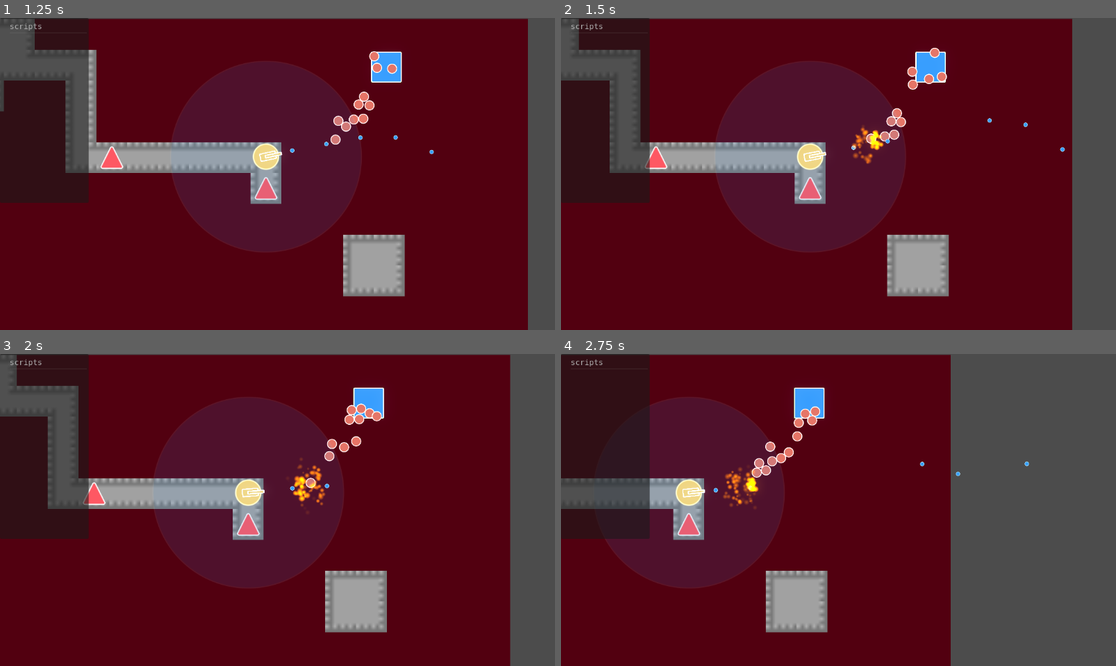
Above: before the commit, frames 1-4 (two rows, left to right).
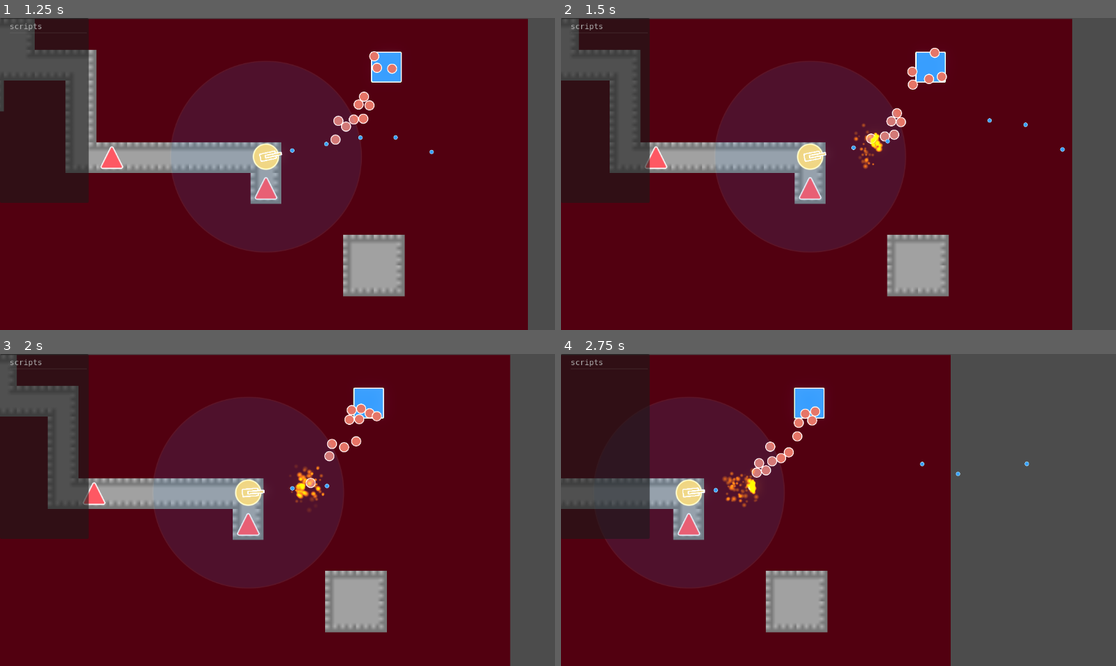
Above: after the commit, the same moments.

Repository: EEEEEEEEthan/BotDefence
Game: Godot game, scene res://Game.tscn
The game is run twice, just before and just after one commit, with the same random seed, the same clock (stepped at 60 frames per second) and the same inputs.
Inputs (mouse positions are in pixels of both pictures, inside the frame that each line leads up to):
- Up to frame 1 (1.25 s): tap Enter at 0.5 s; move the mouse to (399, 158) at 0.52 s; hold D from 0.53 s (still down); hold Ctrl from 0.53 s (still down); click (399, 158) at 0.67 s
- Up to frame 2 (1.5 s): release D at 1.25 s; release Ctrl at 1.25 s; drag from (727, 189) to (999, 152) at 1.27 s
- Up to frame 3 (2 s): no input
- Up to frame 4 (2.75 s): move the mouse to (894, 441) at 2.02 s; hold D from 2.03 s (still down); hold Ctrl from 2.03 s (still down)

Frame 1 is identical in both runs. In frame 2, 0.3% of the frame differs, in the area x 52-59%, y 33-49%; in frame 3, 0.4%, in the area x 52-59%, y 33-52%; in frame 4, 0.4%.

Commit message:
Enhance MetalHitSpark functionality and scene configuration
Updated the MetalHitSpark script to enable particle emission upon readiness and added a placeholder for the _on_ready function. Adjusted the scene file to set the initial emitting state to false and established a connection for the ready signal, improving the overall particle behavior and scene management.

Co-authored-by: Cursor

Diff:
--- a/Tower/MetalHitSpark.gd
+++ b/Tower/MetalHitSpark.gd
@@ -8,5 +8,10 @@
 
 
 func _ready() -> void:
+	emitting = true
 	await get_tree().create_timer(lifetime + 0.25).timeout
 	queue_free()
+
+
+func _on_ready() -> void:
+	pass # Replace with function body.
--- a/Tower/MetalHitSpark.tscn
+++ b/Tower/MetalHitSpark.tscn
@@ -34,6 +34,7 @@
 [node name="MetalHitSpark" type="GPUParticles2D" unique_id=1409999699]
 self_modulate = Color(3.2944162, 1.6883397, 0, 1)
 z_index = 5
+emitting = false
 amount = 28
 texture = SubResource("Texture2D_ysng3")
 lifetime = 0.38
@@ -43,3 +44,5 @@
 fixed_fps = 0
 process_material = SubResource("ParticleProcessMaterial_spark")
 script = ExtResource("1_spark")
+
+[connection signal="ready" from="." to="." method="_on_ready"]
